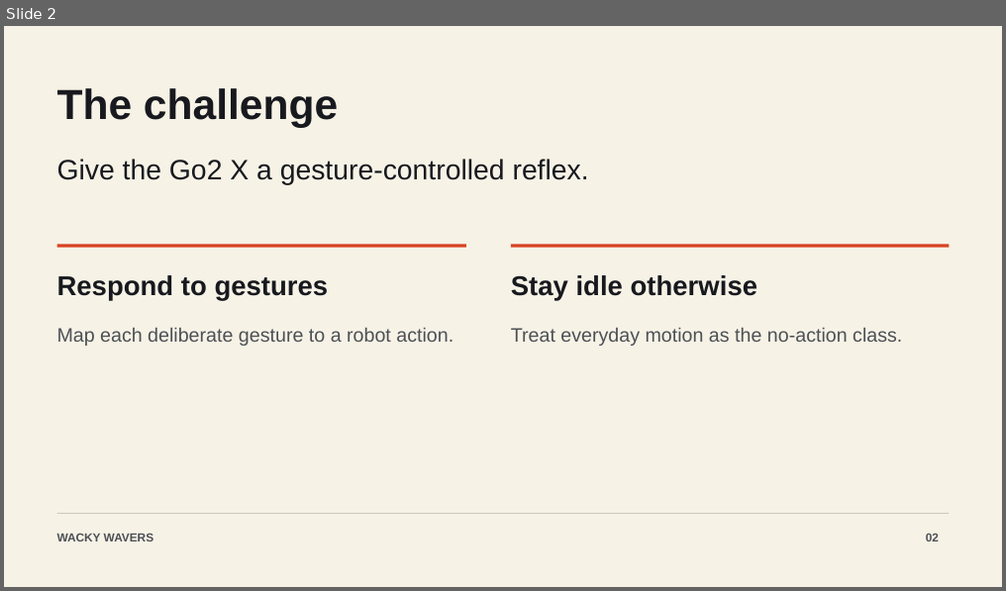
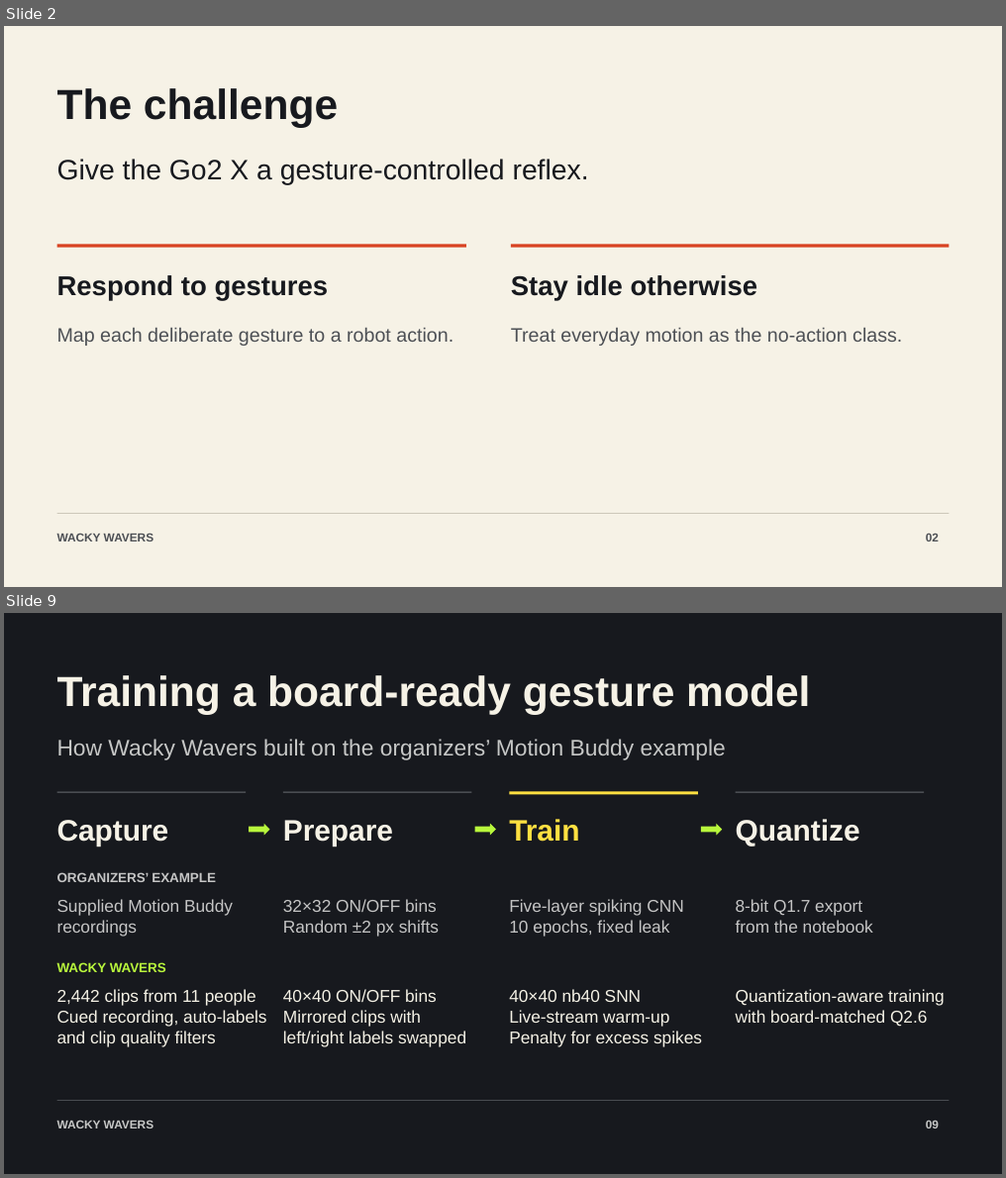
Before and after one commit to unbeschwert/go2-next-reflex, a slide deck: presentation/Wacky Wavers - Mantis Vision.pptx. Shown one above the other, each under a label of ours: slide 2 before the commit, slides 2 and 9 after it; the slides between them are not shown. The pictures are 1006x591 and 1006x1178 pixels, drawn with LibreOffice and Linux fonts; fonts in the diff are those of the drawing. Boxes give left, top, right and bottom in pixels: in the first picture for what was removed or moved away, otherwise in the second. Text is boxed around its words. In the diff, an @@ line names an element or a change of style, - is before the commit and + after.

Commit message:
Update Wacky Wavers presentation and companion site

```diff
--- a/presentation/Wacky Wavers - Mantis Vision.pptx
+++ b/presentation/Wacky Wavers - Mantis Vision.pptx
@@ slide 9 added at (4,613,1002,1174), background #17191E @@
@@ text added at (57,675,810,714), 40.5 pt, text #F6F2E6, bold @@
+Training a board-ready gesture model
@@ text added at (57,739,726,761), 21.8 pt, text #C6C7C6 @@
+How Wacky Wavers built on the organizers’ Motion Buddy example
@@ rectangle added at (57,792,246,793), fill #494C51 @@
@@ text added at (57,820,169,847), 28.5 pt, text #F6F2E6, bold @@
+Capture
@@ rectangle added at (283,792,472,793), fill #494C51 @@
@@ text added at (283,820,393,847), 28.5 pt, text #F6F2E6, bold @@
+Prepare
@@ rectangle added at (509,792,698,795), fill #FFE041 @@
@@ text added at (509,819,579,842), 28.5 pt, text #FFE041, bold @@
+Train
@@ rectangle added at (736,792,924,793), fill #494C51 @@
@@ text added at (736,819,860,847), 28.5 pt, text #F6F2E6, bold @@
+Quantize
@@ right arrow added at (249,823,269,836), fill #B8F73C @@
@@ right arrow added at (475,823,496,836), fill #B8F73C @@
@@ right arrow added at (701,823,722,836), fill #B8F73C @@
@@ text added at (57,872,216,882), 12.8 pt, text #C5C5C5, bold @@
+ORGANIZERS’ EXAMPLE
@@ text added at (57,899,233,936), 16.5 pt, text #C5C5C5 @@
+Supplied Motion Buddy
+recordings
@@ text added at (283,899,439,936), 16.5 pt, text #C5C5C5 @@
+32×32 ON/OFF bins
+Random ±2 px shifts
@@ text added at (509,899,683,936), 16.5 pt, text #C5C5C5 @@
+Five-layer spiking CNN
+10 epochs, fixed leak
@@ text added at (736,899,873,933), 16.5 pt, text #C5C5C5 @@
+8-bit Q1.7 export
+from the notebook
@@ text added at (57,962,166,972), 12.8 pt, text #B8F63C, bold @@
+WACKY WAVERS
@@ text added at (57,989,266,1048), 16.5 pt, text #F4F1E5 @@
+2,442 clips from 11 people
+Cued recording, auto-labels
+and clip quality filters
@@ text added at (283,989,466,1048), 16.5 pt, text #F4F1E5 @@
+40×40 ON/OFF bins
+Mirrored clips with
+left/right labels swapped
@@ text added at (509,989,702,1048), 16.5 pt, text #F4F1E5 @@
+40×40 nb40 SNN
+Live-stream warm-up
+Penalty for excess spikes
@@ text added at (736,989,944,1027), 16.5 pt, text #F4F1E5 @@
+Quantization-aware training
+with board-matched Q2.6
@@ rectangle added at (57,1100,949,1101), fill #494C51 @@
@@ text added at (57,1121,154,1129), 11.2 pt, text #C6C7C6, bold @@
+WACKY WAVERS
@@ text added at (926,1121,939,1129), 11.2 pt, text #C6C7C6, bold @@
+09
```
Also in this commit, not shown: 7 slides changed, 5 other slides added, 13 other files.
